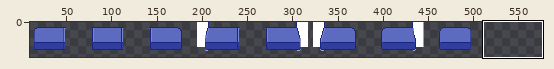
Pixel-art file -- art/tilesets/one_way_platforms_tiles.ase. Above, an overview of the earlier version with the close-up marked.
Close-up. Before the edit:
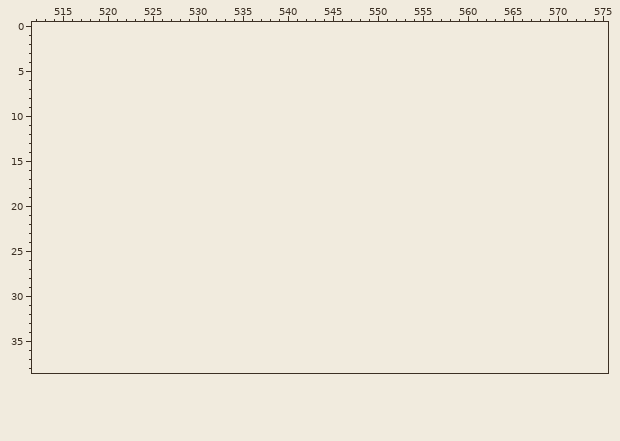
512x64 pixels, 1 frame. Shown: x 512..575, y 0..38. The old version is drawn lined up with the new one, on the new canvas. The wide view leaves out empty margins.
Palette (. is transparent): 
Pixels before (only the part around the change), first column x 512:
 0 ................................................................
 1 ................................................................
 2 ................................................................
 3 ................................................................
 4 ................................................................
 5 ................................................................
 6 ................................................................
 7 ................................................................
 8 ................................................................
 9 ................................................................
10 ................................................................
11 ................................................................
12 ................................................................
13 ................................................................
14 ................................................................
15 ................................................................
16 ................................................................
17 ................................................................
18 ................................................................
19 ................................................................
20 ................................................................
21 ................................................................
22 ................................................................
23 ................................................................
24 ................................................................
25 ................................................................
26 ................................................................
27 ................................................................
28 ................................................................
29 ................................................................
30 ................................................................
31 ................................................................
32 ................................................................
33 ................................................................
34 ................................................................
35 ................................................................
36 ................................................................
37 ................................................................
38 ................................................................
The same view after the edit:
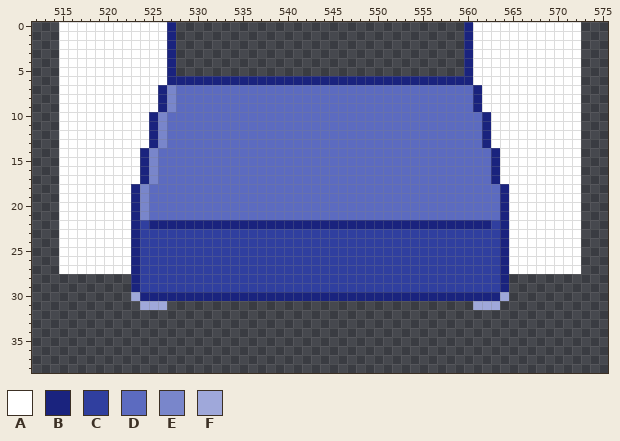
Colours new in this view: A #ffffff  B #1a237e  C #303f9f  D #5c6bc0  E #7986cb  F #9fa8da
Changes in this commit:
canvas 512x64 -> 576x64
Changed rows in their new state; - is an unchanged pixel.
first column x 515:
 0 AAAAAAAAAAAAB--------------------------------BAAAAAAAAAAAA
 1 AAAAAAAAAAAAB--------------------------------BAAAAAAAAAAAA
 2 AAAAAAAAAAAAB--------------------------------BAAAAAAAAAAAA
 3 AAAAAAAAAAAAB--------------------------------BAAAAAAAAAAAA
 4 AAAAAAAAAAAAB--------------------------------BAAAAAAAAAAAA
 5 AAAAAAAAAAAAB--------------------------------BAAAAAAAAAAAA
 6 AAAAAAAAAAAABBBBBBBBBBBBBBBBBBBBBBBBBBBBBBBBBBAAAAAAAAAAAA
 7 AAAAAAAAAAABEDDDDDDDDDDDDDDDDDDDDDDDDDDDDDDDDDBAAAAAAAAAAA
 8 AAAAAAAAAAABEDDDDDDDDDDDDDDDDDDDDDDDDDDDDDDDDDBAAAAAAAAAAA
 9 AAAAAAAAAAABEDDDDDDDDDDDDDDDDDDDDDDDDDDDDDDDDDBAAAAAAAAAAA
10 AAAAAAAAAABEDDDDDDDDDDDDDDDDDDDDDDDDDDDDDDDDDDDBAAAAAAAAAA
11 AAAAAAAAAABEDDDDDDDDDDDDDDDDDDDDDDDDDDDDDDDDDDDBAAAAAAAAAA
12 AAAAAAAAAABEDDDDDDDDDDDDDDDDDDDDDDDDDDDDDDDDDDDBAAAAAAAAAA
13 AAAAAAAAAABEDDDDDDDDDDDDDDDDDDDDDDDDDDDDDDDDDDDBAAAAAAAAAA
14 AAAAAAAAABEDDDDDDDDDDDDDDDDDDDDDDDDDDDDDDDDDDDDDBAAAAAAAAA
15 AAAAAAAAABEDDDDDDDDDDDDDDDDDDDDDDDDDDDDDDDDDDDDDBAAAAAAAAA
16 AAAAAAAAABEDDDDDDDDDDDDDDDDDDDDDDDDDDDDDDDDDDDDDBAAAAAAAAA
17 AAAAAAAAABEDDDDDDDDDDDDDDDDDDDDDDDDDDDDDDDDDDDDDBAAAAAAAAA
18 AAAAAAAABEDDDDDDDDDDDDDDDDDDDDDDDDDDDDDDDDDDDDDDDBAAAAAAAA
19 AAAAAAAABEDDDDDDDDDDDDDDDDDDDDDDDDDDDDDDDDDDDDDDDBAAAAAAAA
20 AAAAAAAABEDDDDDDDDDDDDDDDDDDDDDDDDDDDDDDDDDDDDDDDBAAAAAAAA
21 AAAAAAAABEDDDDDDDDDDDDDDDDDDDDDDDDDDDDDDDDDDDDDDDBAAAAAAAA
22 AAAAAAAABCBBBBBBBBBBBBBBBBBBBBBBBBBBBBBBBBBBBBBBCBAAAAAAAA
23 AAAAAAAABCCCCCCCCCCCCCCCCCCCCCCCCCCCCCCCCCCCCCCCCBAAAAAAAA
24 AAAAAAAABCCCCCCCCCCCCCCCCCCCCCCCCCCCCCCCCCCCCCCCCBAAAAAAAA
25 AAAAAAAABCCCCCCCCCCCCCCCCCCCCCCCCCCCCCCCCCCCCCCCCBAAAAAAAA
26 AAAAAAAABCCCCCCCCCCCCCCCCCCCCCCCCCCCCCCCCCCCCCCCCBAAAAAAAA
27 AAAAAAAABCCCCCCCCCCCCCCCCCCCCCCCCCCCCCCCCCCCCCCCCBAAAAAAAA
28 --------BCCCCCCCCCCCCCCCCCCCCCCCCCCCCCCCCCCCCCCCCB--------
29 --------BCCCCCCCCCCCCCCCCCCCCCCCCCCCCCCCCCCCCCCCCB--------
30 --------FBBBBBBBBBBBBBBBBBBBBBBBBBBBBBBBBBBBBBBBBF--------
31 ---------FFF----------------------------------FFF---------
